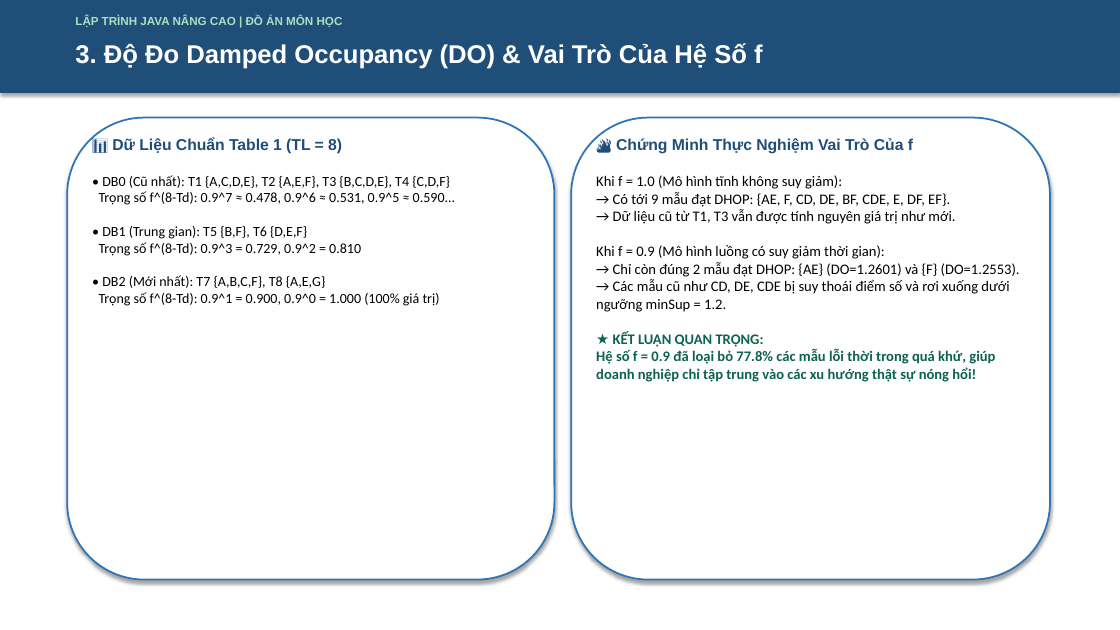
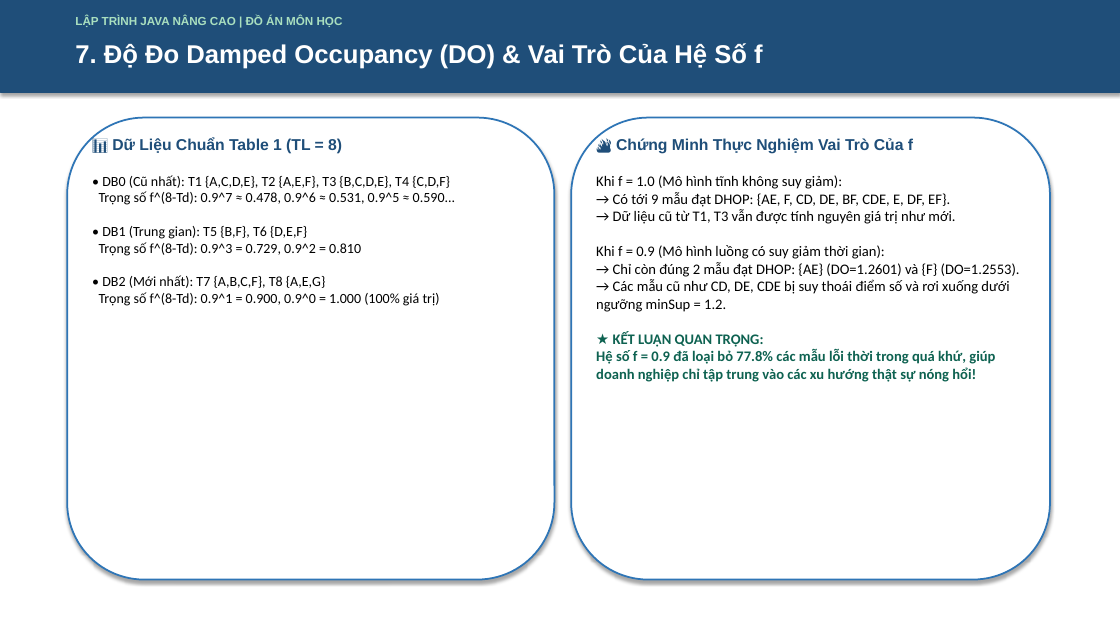
Before and after one commit to 2312741-sudo/javanc, a slide deck: slide 8 of docs/ThuyetTrinh_DeTai_DHOPM_2312741_NguyenThanhTam.pptx (slide 4 before the commit). Drawn at 1120x630 pixels with LibreOffice and Linux fonts; fonts in the diff are those of the drawing. Boxes give left, top, right and bottom in pixels: in the first picture for what was removed or moved away, otherwise in the second. Text is boxed around its words. In the diff, an @@ line names an element or a change of style, - is before the commit and + after.

```diff
--- a/docs/ThuyetTrinh_DeTai_DHOPM_2312741_NguyenThanhTam.pptx
+++ b/docs/ThuyetTrinh_DeTai_DHOPM_2312741_NguyenThanhTam.pptx
@@ text at [75, 43, 763, 69]: text changed @@
-3. Độ Đo Damped Occupancy (DO) & Vai Trò Của Hệ Số f
+7. Độ Đo Damped Occupancy (DO) & Vai Trò Của Hệ Số f
```
Also in this commit, not shown: 9 other slides changed, 4 slides added, 1 slide removed, 3 other files.
